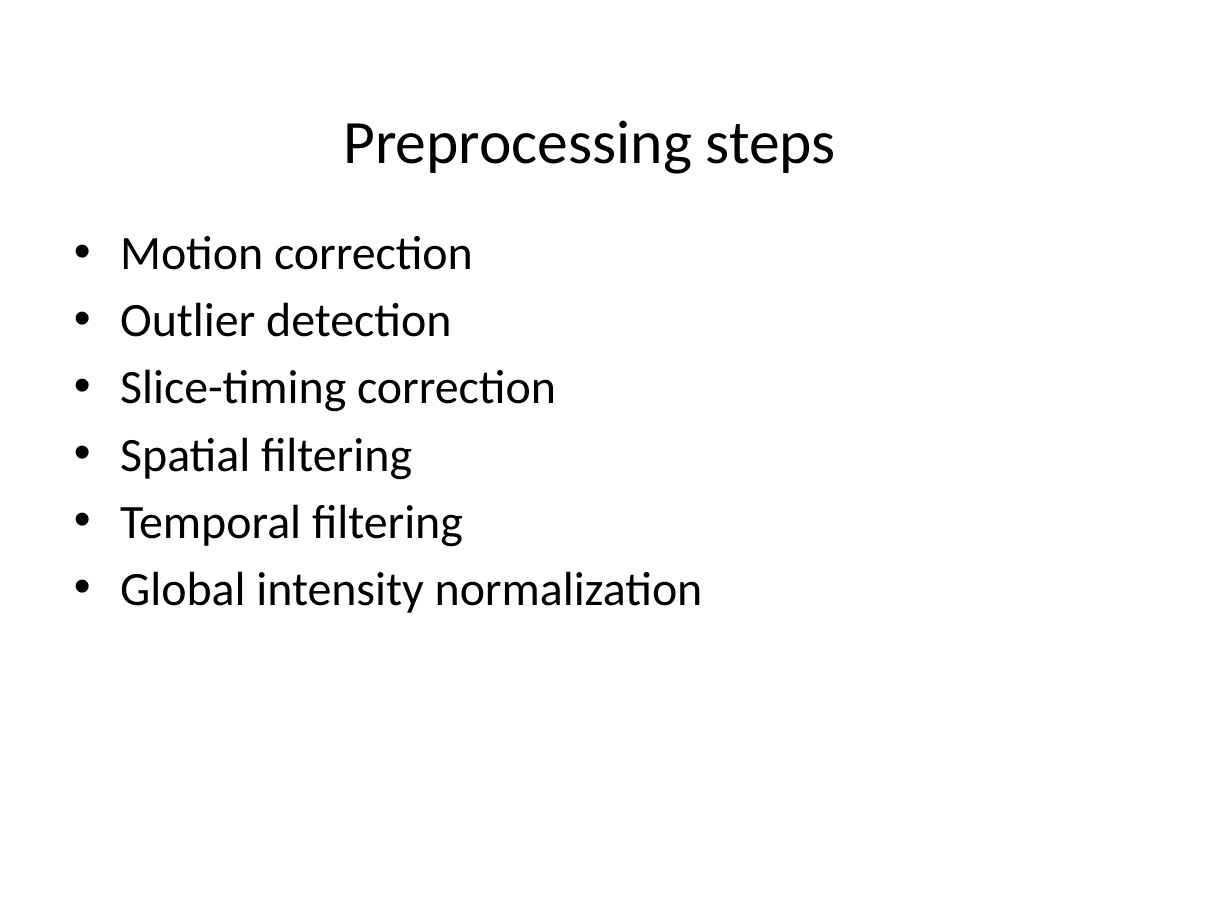
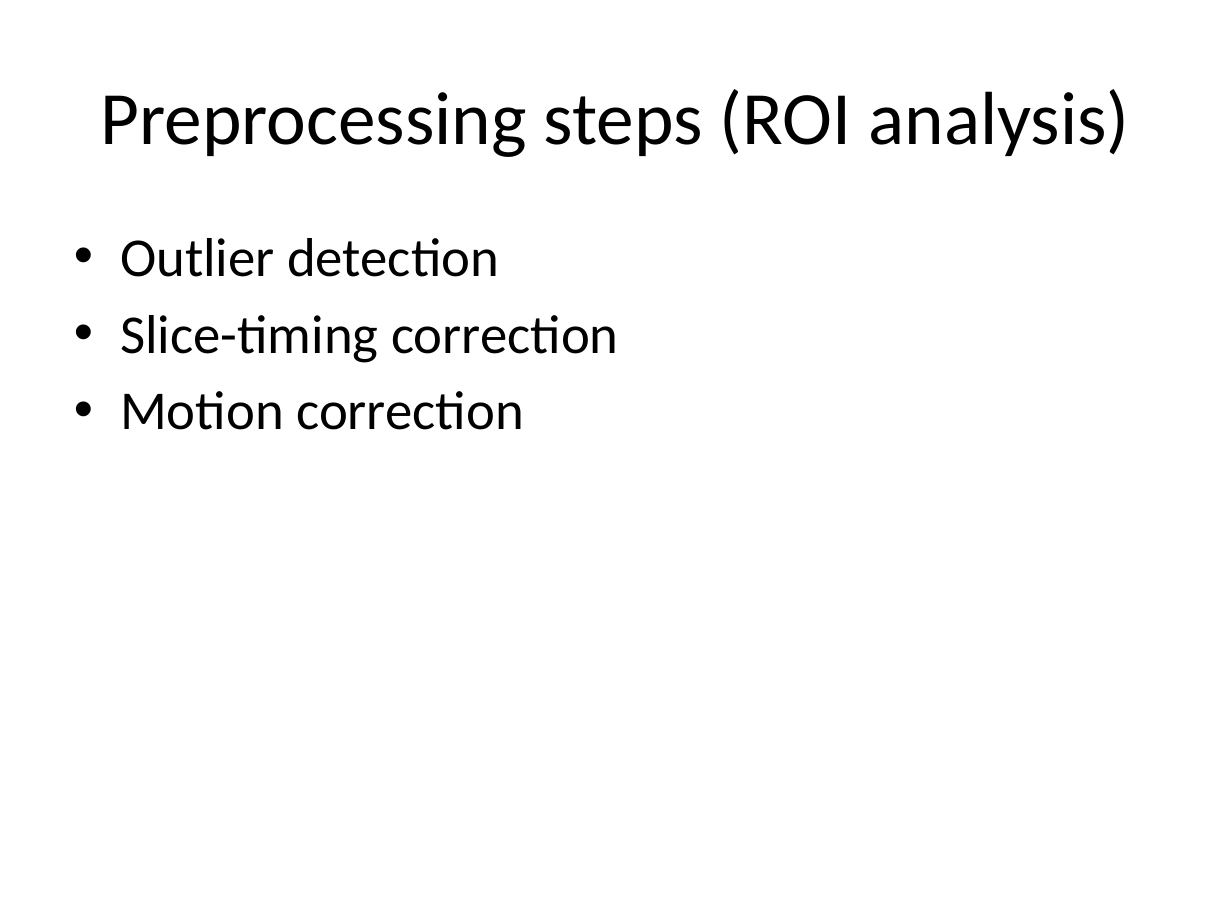
Before and after one commit to psych-214-fall-2016/project-blue, a slide deck: slide 9 of project-blue.pptx (slide 8 before the commit). Drawn at 1232x924 pixels with LibreOffice and Linux fonts; fonts in the diff are those of the drawing. Boxes give left, top, right and bottom in pixels: in the first picture for what was removed or moved away, otherwise in the second. Text is boxed around its words. In the diff, an @@ line names an element or a change of style, - is before the commit and + after.

Commit message:
Updated powerpoint with current goals and steps.

```diff
--- a/project-blue.pptx
+++ b/project-blue.pptx
@@ title added at <box>101,89,1129,157</box>, 44 pt, text #000000 @@
+Preprocessing steps (ROI analysis)
@@ text removed at <box>344,120,836,174</box> @@
-Preprocessing steps
@@ text at <box>120,236,473,270</box>: paragraph removed @@
-• Motion correction
@@ text at <box>120,238,619,363</box>: size 28 to 32 pt in "Outlier detection", "Slice-timing correction" @@
@@ text at <box>120,391,523,430</box>: text changed; size 28 to 32 pt @@
-• Spatial filtering
-• Temporal filtering
-• Global intensity normalization
+• Motion correction
```
Also in this commit, not shown: 4 other slides changed, 5 slides added, 1 slide removed.
